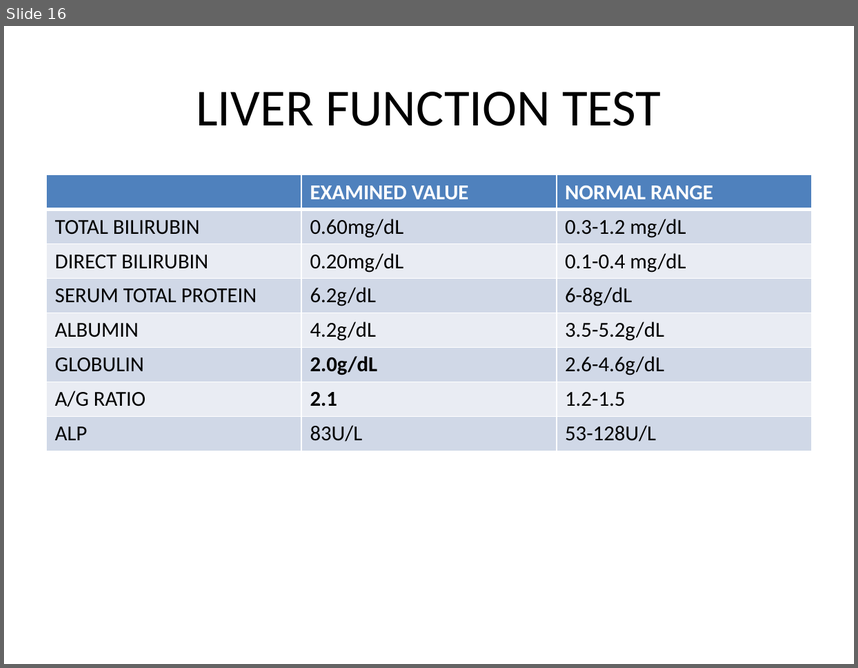
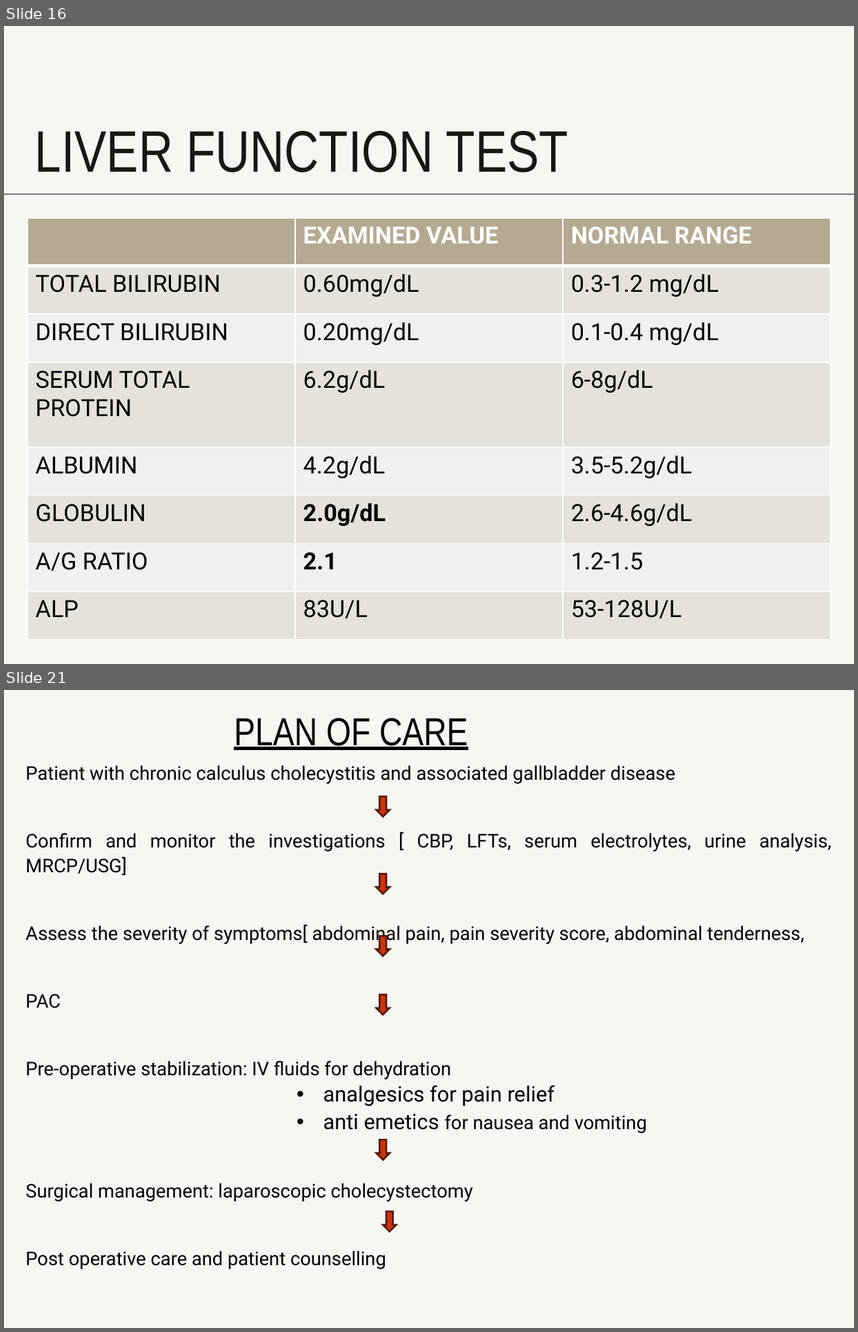
Before and after one commit to VarunSaiSanne/personal, a slide deck: demo.pptx. Shown one above the other, each under a label of ours: slide 16 before the commit, slides 16 and 21 after it; the slides between them are not shown. The pictures are 858x668 and 858x1332 pixels, drawn with LibreOffice and Linux fonts; fonts in the diff are those of the drawing. Boxes give left, top, right and bottom in pixels: in the first picture for what was removed or moved away, otherwise in the second. Text is boxed around its words. In the diff, an @@ line names an element or a change of style, - is before the commit and + after.

```diff
--- a/demo.pptx
+++ b/demo.pptx
@@ slide 21 added at [4,690,854,1328], background #F7F6F3 @@
@@ text added at [234,718,468,750], 33 pt, text #000000, underline @@
+PLAN OF CARE
@@ text added at [25,765,831,1269], 16 pt, text #000000 @@
+Patient with chronic calculus cholecystitis and associated gallbladder disease
+Confirm and monitor the investigations [ CBP, LFTs, serum electrolytes, urine analysis, MRCP/USG]
+Assess the severity of symptoms[ abdominal pain, pain severity score, abdominal tenderness,
+PAC
+Pre-operative stabilization: IV fluids for dehydration
+                • analgesics for pain relief
+                • anti emetics for nausea and vomiting
+Surgical management: laparoscopic cholecystectomy
+Post operative care and patient counselling
@@ down arrow added at [377,796,390,817], fill #C8350F, outline #581707 1.5 pt @@
@@ down arrow added at [377,874,390,894], fill #C8350F, outline #581707 1.5 pt @@
@@ down arrow added at [377,936,390,956], fill #C8350F, outline #581707 1.5 pt @@
@@ down arrow added at [377,994,390,1015], fill #C8350F, outline #581707 1.5 pt @@
@@ down arrow added at [377,1140,390,1160], fill #C8350F, outline #581707 1.5 pt @@
@@ down arrow added at [383,1211,397,1232], fill #C8350F, outline #581707 1.5 pt @@
@@ slide 16 changed as well @@
@@ background #FFFFFF to #F7F6F3 @@
@@ title "LIVER FUNCTION TEST": place and size @@
-title "LIVER FUNCTION TEST" at [196,92,662,126]
+title "LIVER FUNCTION TEST" at [35,131,568,172]
@@ title "LIVER FUNCTION TEST" at [35,131,568,172]: size 44 to 49.5 pt, font Calibri to Arial Narrow, text colour #000000 to #171717; alignment centre to left; line spacing 1 to 0.7; vertical alignment middle to bottom @@
@@ line added from (4, 194) to (854, 194), #171717 0.75 pt @@
@@ table at [27,218,831,640] @@
@@ fill #4F81BD to #B6A992 in row 1 @@
@@ fill #D0D8E8 to #E5E2DC in 12 cells @@
@@ fill #E9EDF4 to #F3F1EE in 9 cells @@
@@ size 18 to 20 pt, font Calibri to Roboto @@
@@ table: place and size @@
-table at [47,175,811,450]
+table at [27,218,831,640]
```
Also in this commit, not shown: 16 other slides changed, 14 other slides added.
